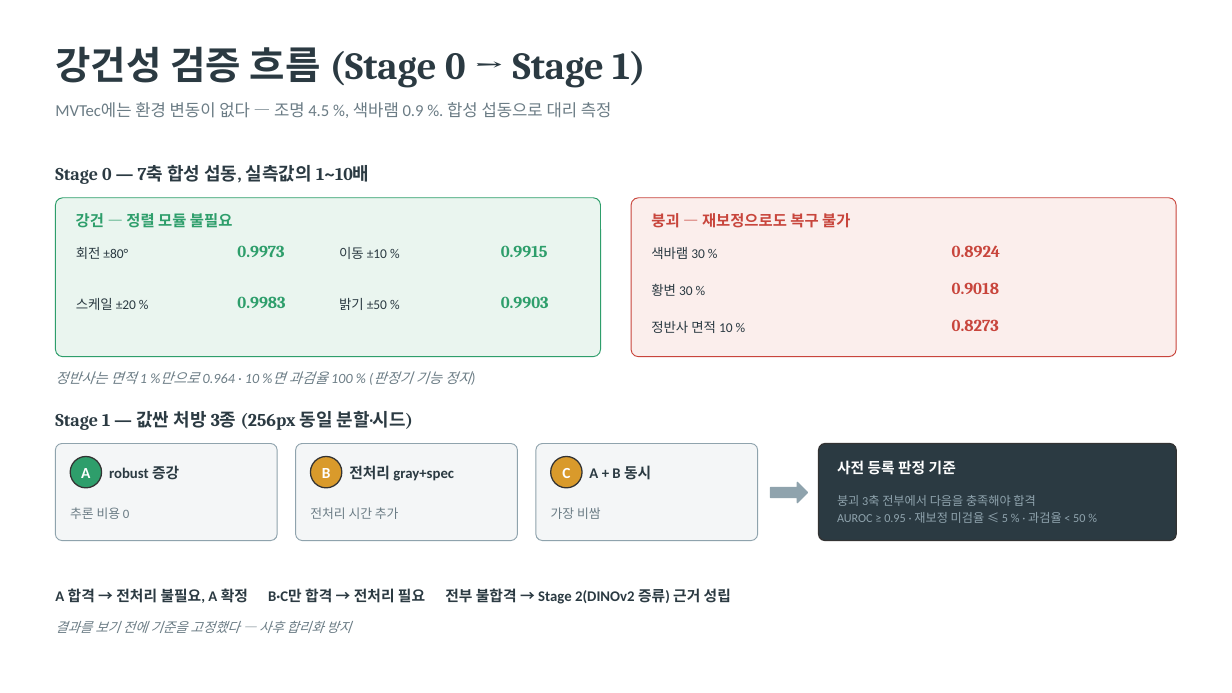
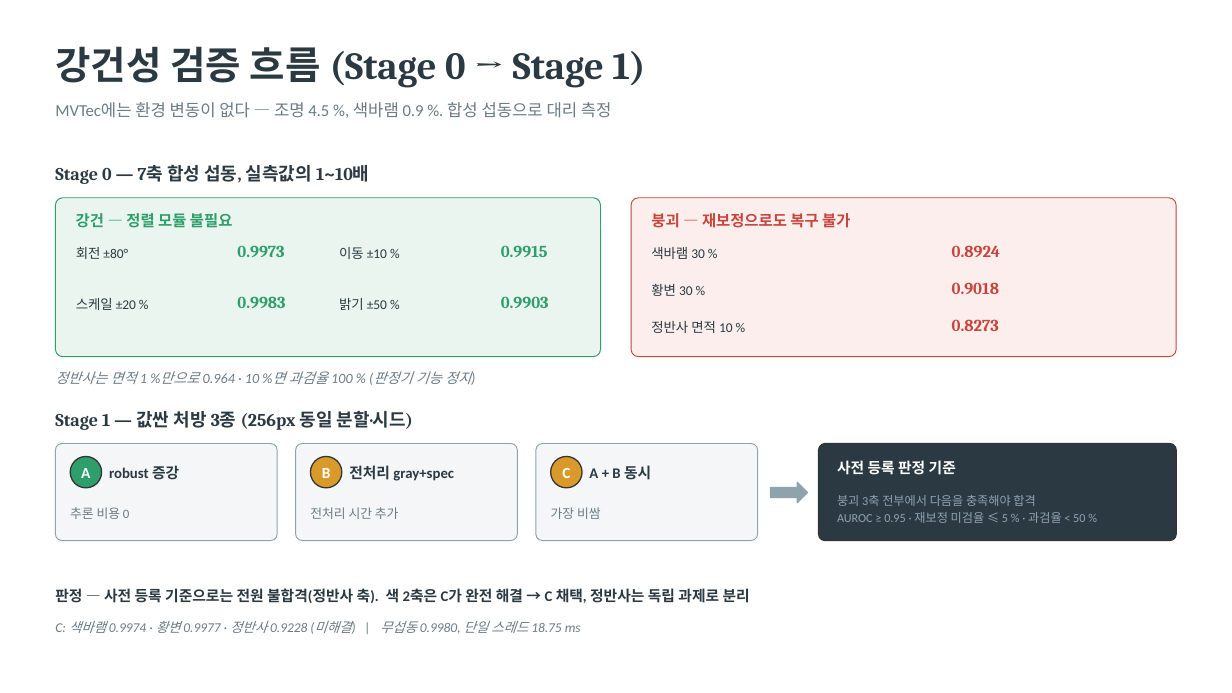
Before and after one commit to hhjun321/mvtec_defect, a slide deck: slide 5 of docs/연구_흐름도.pptx. Drawn at 1232x693 pixels with LibreOffice and Linux fonts; fonts in the diff are those of the drawing. Boxes give left, top, right and bottom in pixels: in the first picture for what was removed or moved away, otherwise in the second. Text is boxed around its words. In the diff, an @@ line names an element or a change of style, - is before the commit and + after.

```diff
--- a/docs/연구_흐름도.pptx
+++ b/docs/연구_흐름도.pptx
@@ text at <box>55,588,750,603</box>: text changed @@
-A 합격 → 전처리 불필요, A 확정 B·C만 합격 → 전처리 필요 전부 불합격 → Stage 2(DINOv2 증류) 근거 성립
+판정 — 사전 등록 기준으로는 전원 불합격(정반사 축). 색 2축은 C가 완전 해결 → C 채택, 정반사는 독립 과제로 분리
@@ text at <box>55,621,581,634</box>: text changed @@
-결과를 보기 전에 기준을 고정했다 — 사후 합리화 방지
+C: 색바램 0.9974 · 황변 0.9977 · 정반사 0.9228 (미해결) | 무섭동 0.9980, 단일 스레드 18.75 ms
```
Also in this commit, not shown: 3 other slides changed, 35 other files.
